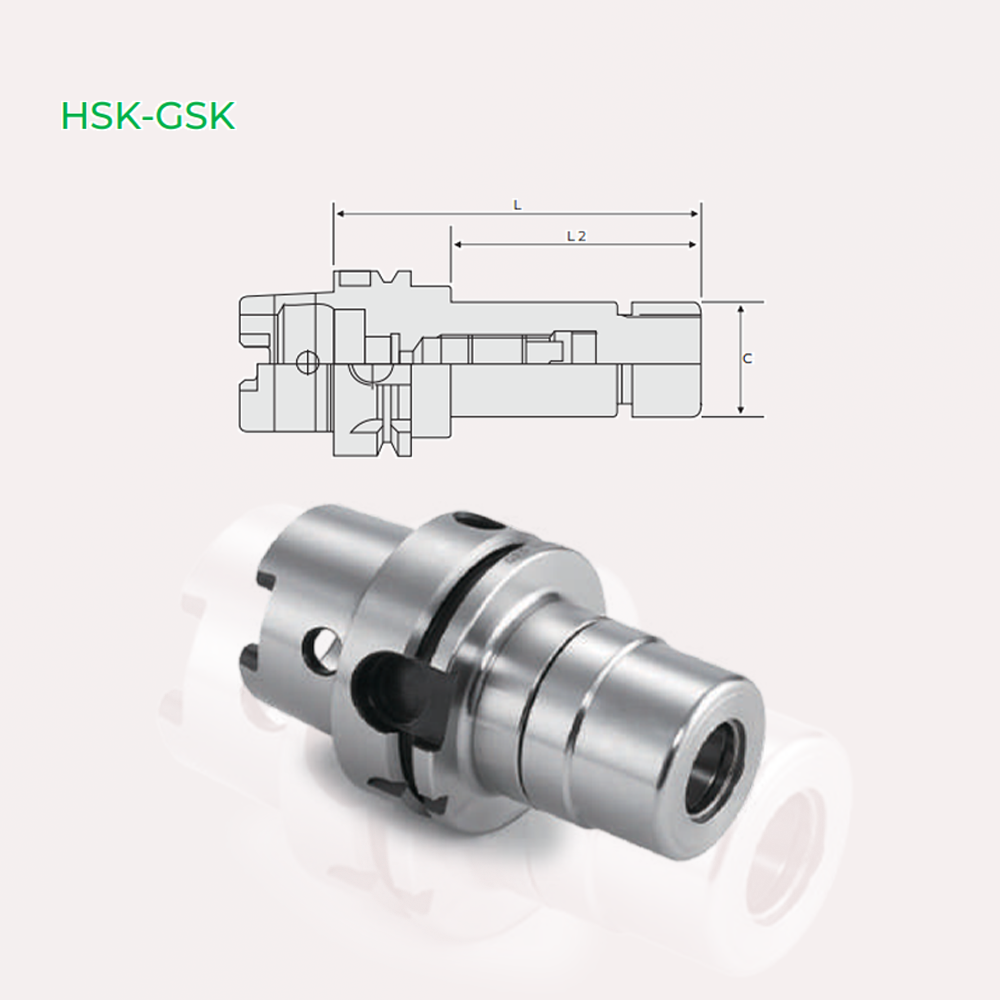
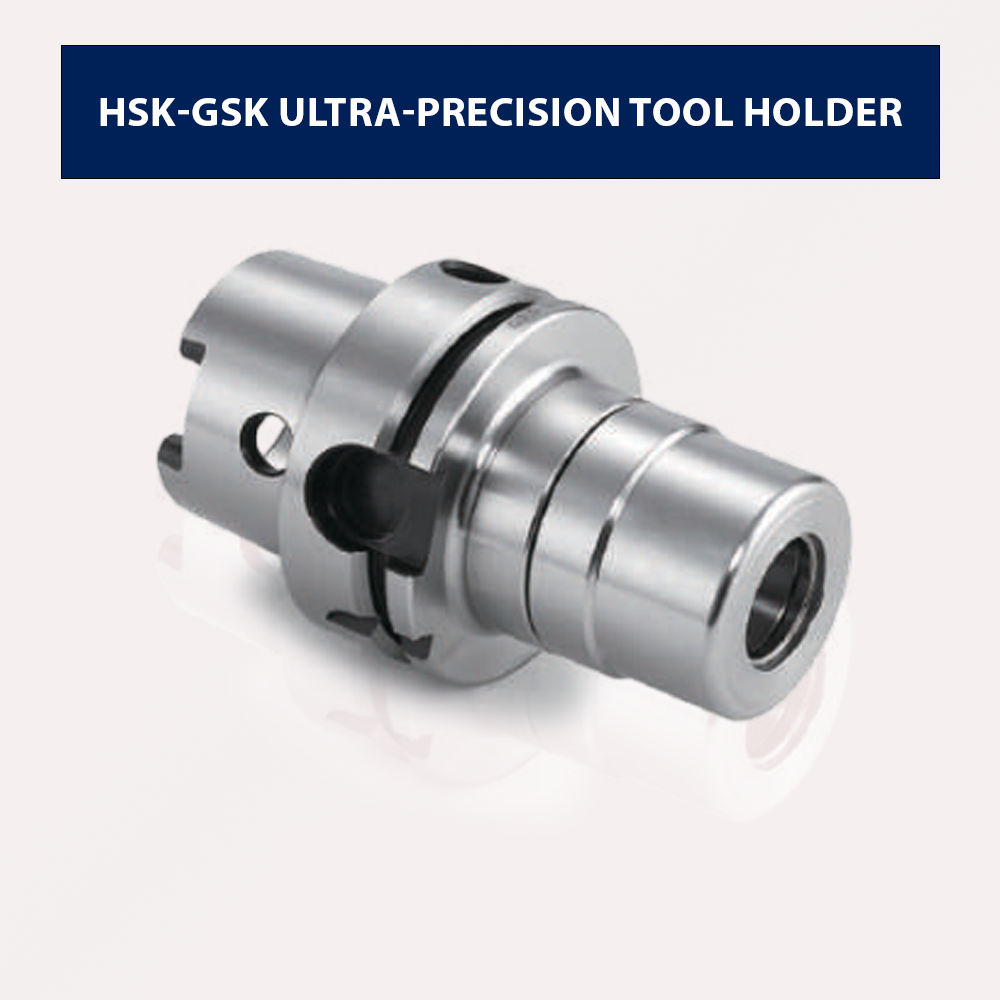
The second 1000px x 1000px image is a revision of the first. Changes to its layers:
showed group "hinh-dai-dien copy" (4 layers) over [61,45,940,854]
renamed "HSK-HS Hydraulic chuck" to "HSK-GSK Ultra-Precision Tool Holder", painted on it over [100,93,902,130]
hid group "anh-san-pham-chi-tiet" (4 layers) over [61,100,854,980]